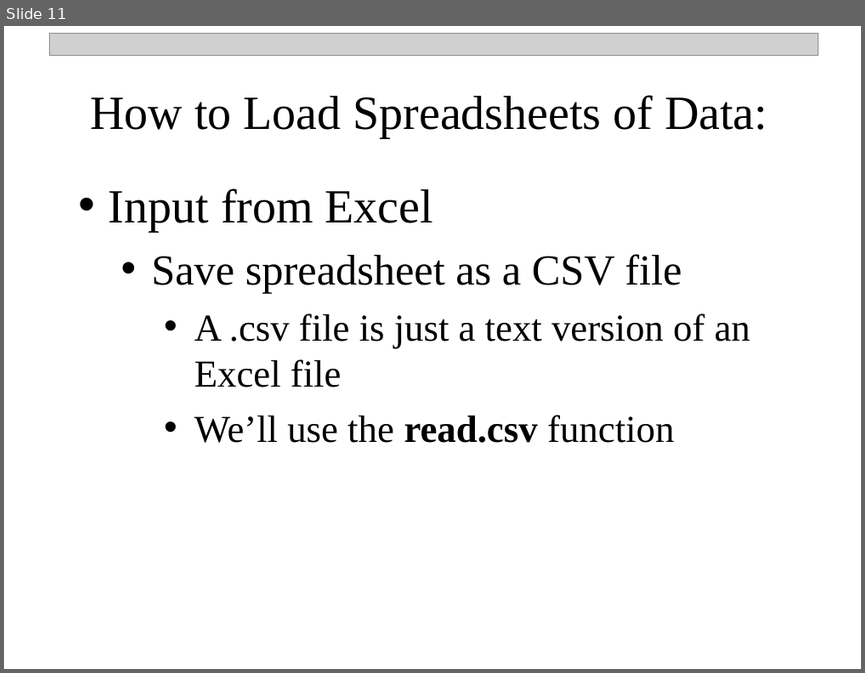
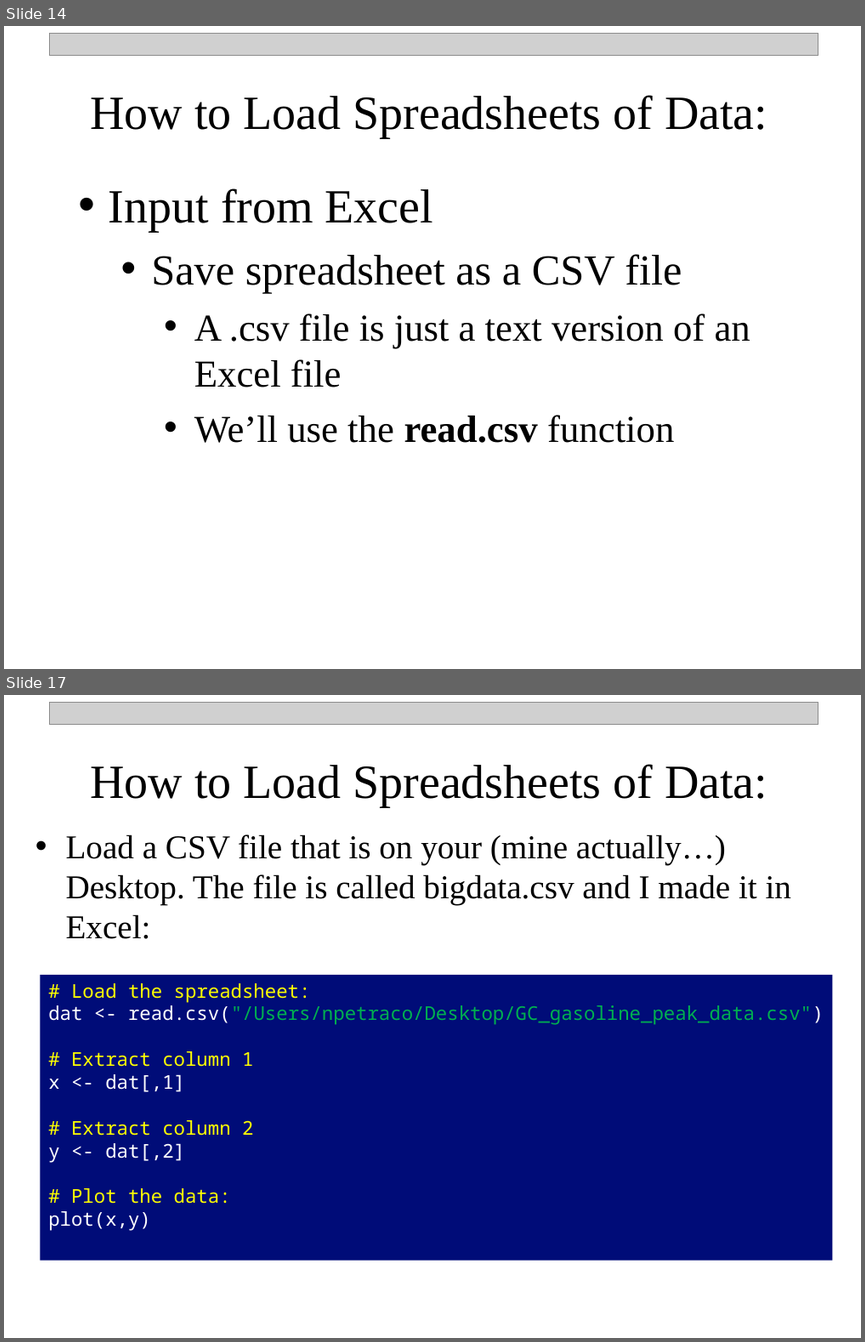
Before and after one commit to npetraco/Rworkshop, a slide deck: notes/two_day/day_1.pptx. Shown one above the other, each under a label of ours: slide 11 before the commit, slides 14 and 17 after it; the slides between them are not shown. The pictures are 865x673 and 865x1342 pixels, drawn with LibreOffice and Linux fonts; fonts in the diff are those of the drawing; grey boxes stand for pictures. Boxes give left, top, right and bottom in pixels: in the first picture for what was removed or moved away, otherwise in the second. Text is boxed around its words. In the diff, an @@ line names an element or a change of style, - is before the commit and + after.

```diff
--- a/notes/two_day/day_1.pptx
+++ b/notes/two_day/day_1.pptx
@@ slide 17 added at (4, 695, 861, 1338), background #FFFFFF @@
@@ picture added at (49, 702, 818, 724) @@
@@ text added at (90, 764, 767, 806), 40 pt, text #000000 @@
+How to Load Spreadsheets of Data:
@@ text added at (66, 834, 791, 939), 28 pt, text #000000 @@
+• Load a CSV file that is on your (mine actually…) Desktop. The file is called bigdata.csv and I made it in Excel:
@@ rectangle added at (40, 975, 833, 1259), fill #000C78, 16 pt, text #FFFF00 @@
+# Load the spreadsheet:
+dat <- read.csv("/Users/npetraco/Desktop/GC_gasoline_peak_data.csv")
+# Extract column 1
+x <- dat[,1]
+# Extract column 2
+y <- dat[,2]
+# Plot the data:
+plot(x,y)
@@ what was slide 11 is now slide 14 @@
```
Also in this commit, not shown: 7 slides changed, 2 other slides added, 4 other files.
